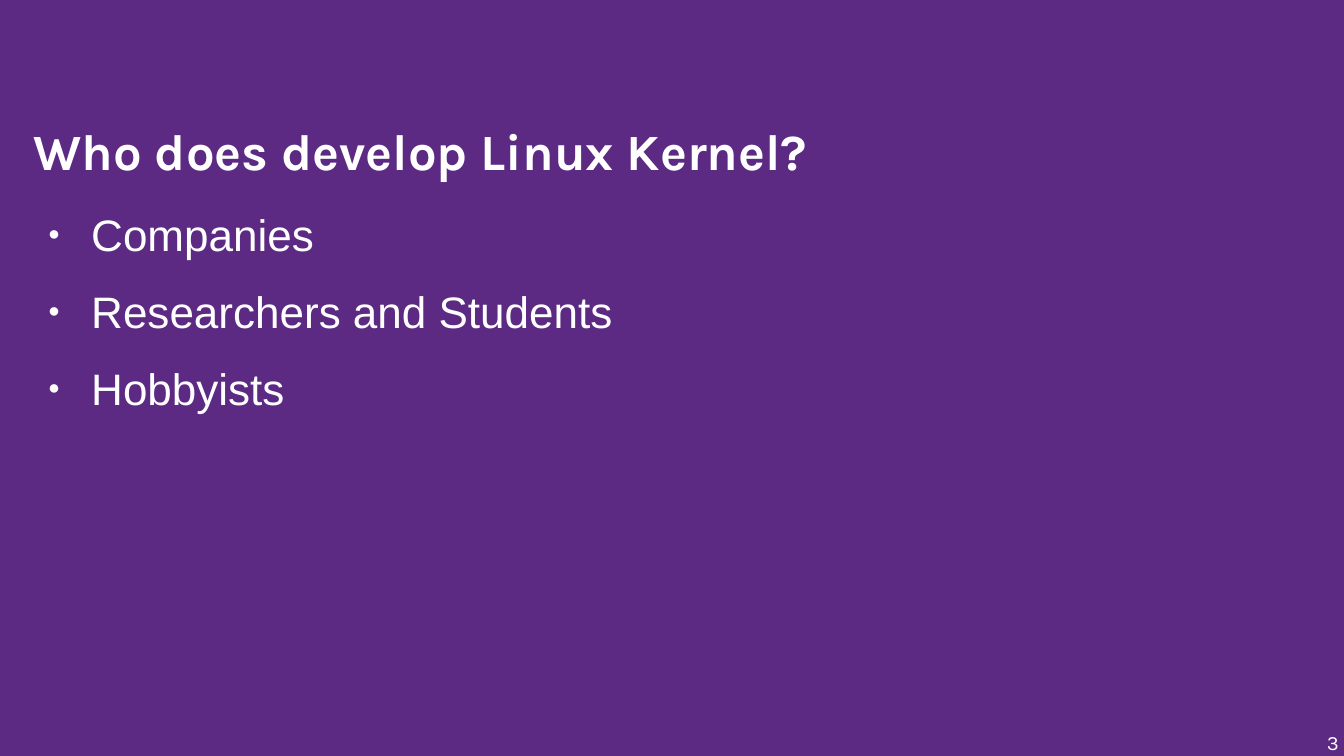
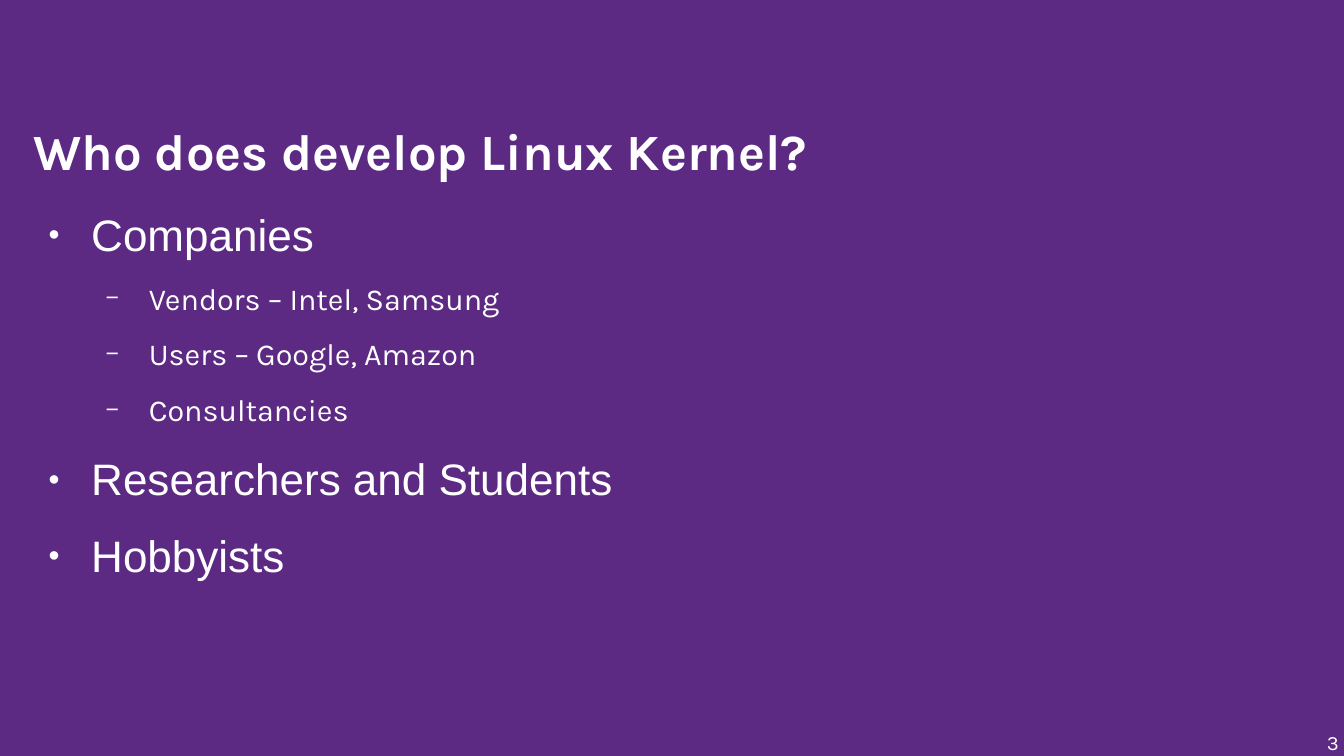
Before and after one commit to musamaanjum/presentations, a slide deck: slide 3 of getting-into-linux-kernel-development.odp. Drawn at 1344x756 pixels with LibreOffice and Linux fonts; fonts in the diff are those of the drawing; background and template pictures are left out. Boxes give left, top, right and bottom in pixels: in the first picture for what was removed or moved away, otherwise in the second. Text is boxed around its words. In the diff, an @@ line names an element or a change of style, - is before the commit and + after.

```diff
--- a/getting-into-linux-kernel-development.odp
+++ b/getting-into-linux-kernel-development.odp
@@ text at (149,289,500,422): paragraphs added @@
+  − Vendors – Intel, Samsung
+  − Users – Google, Amazon
+  − Consultancies
```
Also in this commit, not shown: 9 other slides changed, 2 slides added, 9 slides removed, 3 other files.
